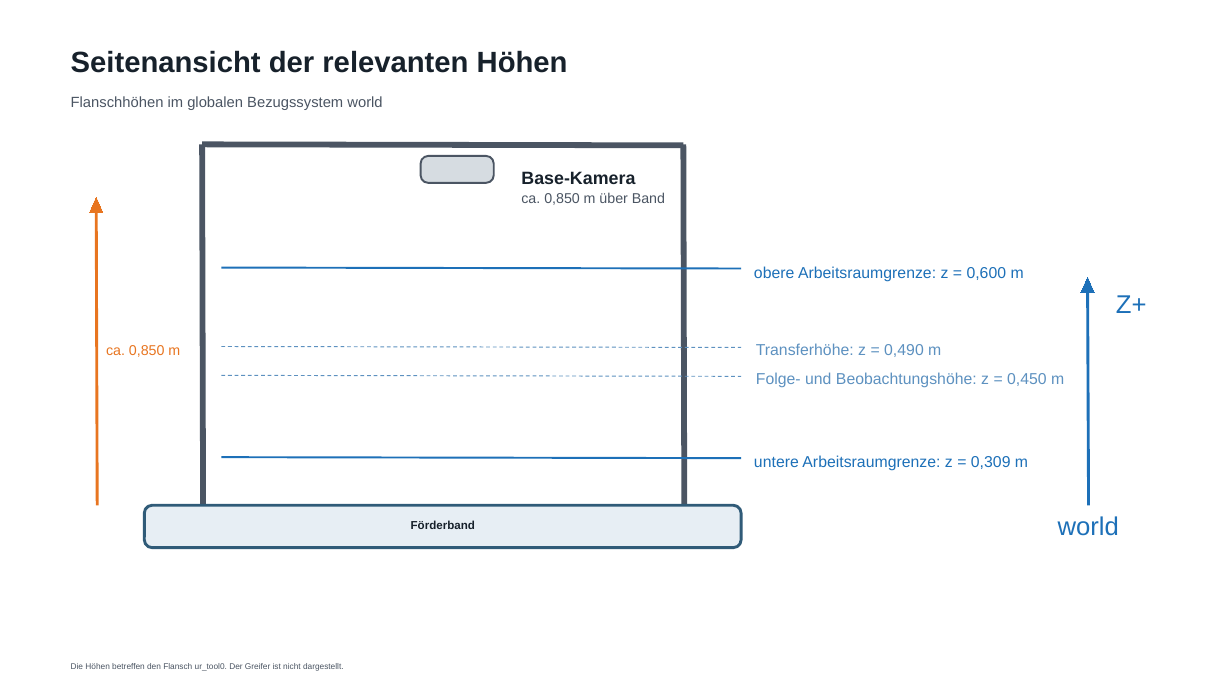
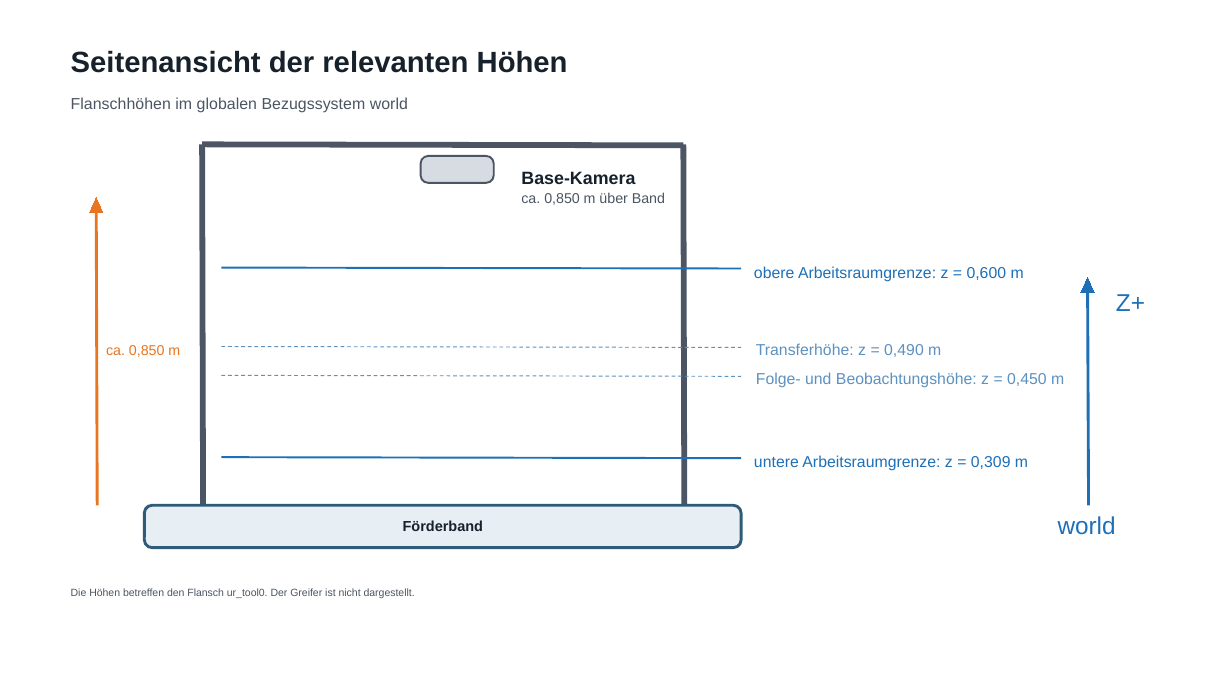
Before and after one commit to Luze212/roboter_tetris, a slide deck: slide 2 of Projektbericht/abbildungen/systemskizzen_layout_v02.pptx. Drawn at 1232x693 pixels with LibreOffice and Linux fonts; fonts in the diff are those of the drawing. Boxes give left, top, right and bottom in pixels: in the first picture for what was removed or moved away, otherwise in the second. Text is boxed around its words. In the diff, an @@ line names an element or a change of style, - is before the commit and + after.

```diff
--- a/Projektbericht/abbildungen/systemskizzen_layout_v02.pptx
+++ b/Projektbericht/abbildungen/systemskizzen_layout_v02.pptx
@@ text "Flanschhöhen im globalen Bezugssystem world" at [71,97,408,113]: size 11.5 to 12.5 pt @@
@@ text "Z+" at [1116,294,1145,311]: size 20 to 19 pt @@
@@ text "world" at [1058,516,1116,535]: size 20 to 19 pt @@
@@ text "Förderband" at [403,520,483,531]: size 9 to 11.2 pt @@
@@ text "Die Höhen betreffen den Flansch ...": place and size @@
-text "Die Höhen betreffen den Flansch ..." at [71,663,344,671]
+text "Die Höhen betreffen den Flansch ..." at [71,588,415,598]
@@ text "Die Höhen betreffen den Flansch ..." at [71,588,415,598]: size 6.5 to 8.2 pt @@
```
Also in this commit, not shown: 1 other slide changed, 18 other files.
